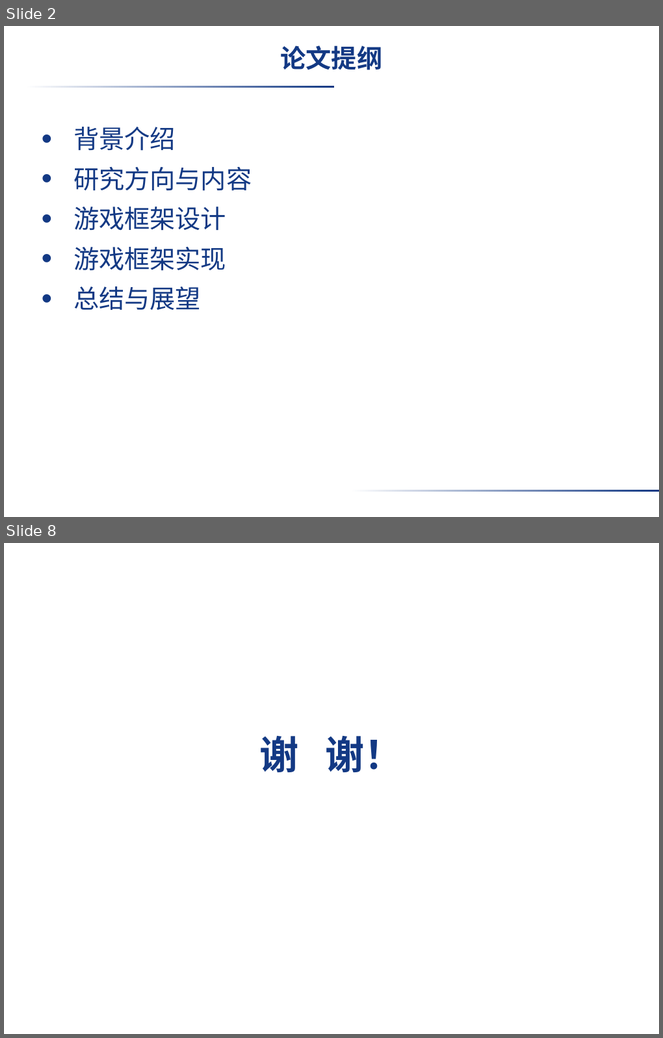
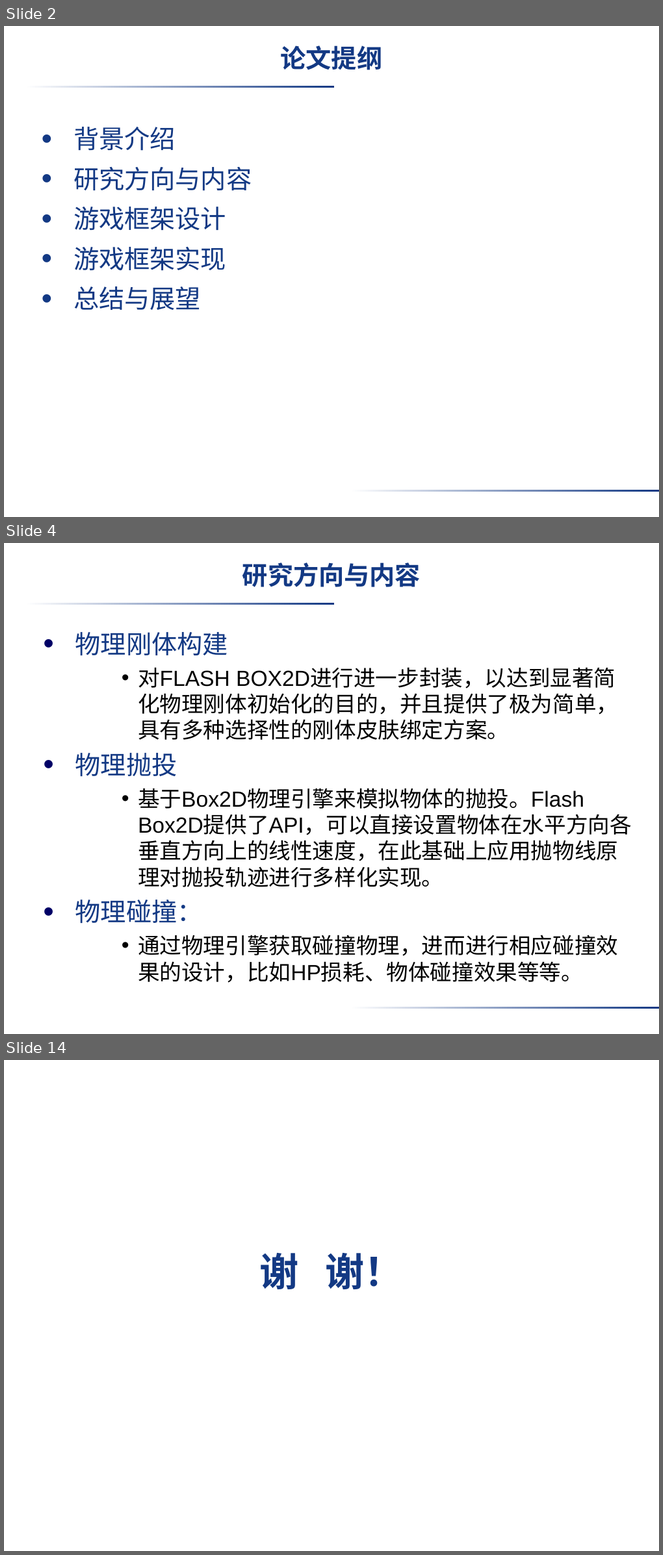
Before and after one commit to VirtuosWangH/Starling-Box2D-SiegeDuel, a slide deck: paper/学院模板/软件学院在职工程硕士答辩用PPT模板_1354065567253.ppt. Shown one above the other, each under a label of ours: slides 2 and 8 before the commit, slides 2, 4 and 14 after it; the slides between them are not shown. The pictures are 663x1038 and 663x1555 pixels, drawn with LibreOffice and Linux fonts; fonts in the diff are those of the drawing; background and template pictures are left out. Boxes give left, top, right and bottom in pixels: in the first picture for what was removed or moved away, otherwise in the second. Text is boxed around its words. In the diff, an @@ line names an element or a change of style, - is before the commit and + after.

```diff
--- a/paper/学院模板/软件学院在职工程硕士答辩用PPT模板_1354065567253.ppt
+++ b/paper/学院模板/软件学院在职工程硕士答辩用PPT模板_1354065567253.ppt
@@ slide 4 added at [4, 543, 659, 1034], background picture (left out); not listed: 2 template elements that a slide beside it also shows @@
@@ title added at [243, 563, 421, 587], 28 pt, text #133984, bold @@
+研究方向与内容
@@ text added at [76, 632, 632, 983], 24 pt, text #000000 @@
+  • 物理刚体构建
+    • 对FLASH BOX2D进行进一步封装，以达到显著简化物理刚体初始化的目的，并且提供了极为简单，具有多种选择性的刚体皮肤绑定方案。
+  • 物理抛投
+    • 基于Box2D物理引擎来模拟物体的抛投。Flash Box2D提供了API，可以直接设置物体在水平方向各垂直方向上的线性速度，在此基础上应用抛物线原理对抛投轨迹进行多样化实现。
+  • 物理碰撞：
+    • 通过物理引擎获取碰撞物理，进而进行相应碰撞效果的设计，比如HP损耗、物体碰撞效果等等。
@@ what was slide 8 is now slide 14 @@
```
Also in this commit, not shown: 1 slide changed, 9 other slides added, 5 slides removed, 1 other file.
